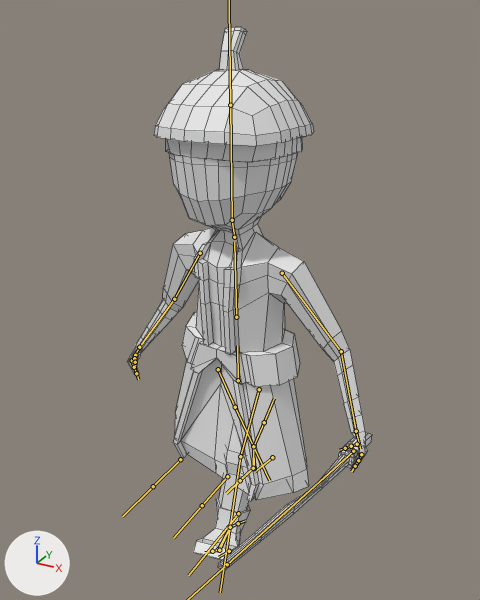
An edit to the FBX model Map/Assets/Models/Yamato_samurai/Yamato_samurai.fbx, drawn before and after from the same camera.
Before and after are seen from a 50 mm lens placed at (8.98, -16.21, 16.35), pointed at (0.67, -1.11, 8.8). Lighting does not change. The marker at lower left points along +X, +Y and +Z. Both versions are drawn at frame 1 of the action 'Armature|Untitled.002'; the numbers are the values there. The bones that bend it are drawn over the model as lines. Mesh edges are drawn as thin lines.

Names of what the first picture shows: 'Samurai'.
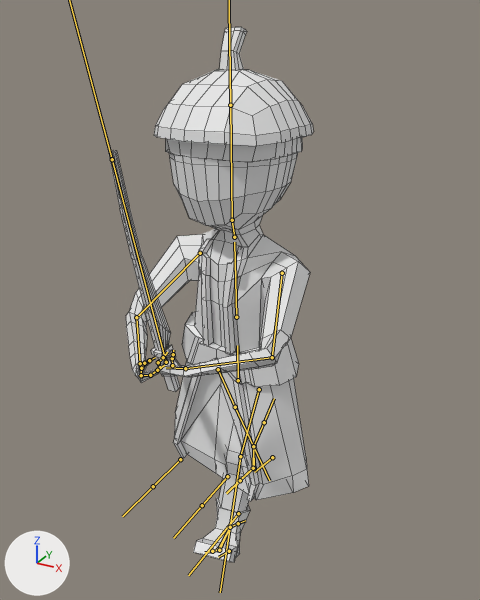
Location of each change, [x1, y1, x2, y2] in pixels of the pictures (480 x 600 px):
'Samurai', posed (16% narrower): before [127, 27, 372, 571]; after [109, 27, 314, 562]
bone 'Espada', root to tip: before (353, 451) to (227, 564); after (166, 362) to (112, 159)
bone 'Brazo.L', root to tip: before (282, 273) to (341, 351); after (282, 273) to (272, 357)
bone 'Antebrazo.L', root to tip: before (341, 351) to (356, 431); after (272, 357) to (185, 368)
bone 'Mano.L', root to tip: before (356, 431) to (360, 449); after (185, 368) to (166, 367)
bone 'Dedos1.L', root to tip: before (361, 454) to (358, 460); after (160, 367) to (158, 362)
bone 'Dedos2.L', root to tip: before (358, 460) to (355, 466); after (158, 362) to (163, 357)
bone 'Brazo.R', root to tip: before (200, 253) to (174, 299); after (200, 253) to (136, 317)
bone 'Antebrazo.R', root to tip: before (174, 299) to (139, 347); after (136, 317) to (140, 363)
bone 'Mano.R', root to tip: before (139, 347) to (133, 357); after (140, 363) to (141, 372)
bone 'Dedos1.R', root to tip: before (132, 360) to (134, 367); after (141, 375) to (150, 375)
bone 'Dedos2.R', root to tip: before (134, 367) to (136, 373); after (150, 375) to (157, 370)

The change, as a list of edits to the scene's bpy script:
```text
Change bone_espada:
    where bone_espada = bpy.data.objects['Armature'].pose.bones['Espada']
    bone_espada.location: (-0.09, 0.92, 0.07) -> (2.61, 3.45, -4.37)
    bone_espada.rotation_quaternion: (0.996, -0.089, 0.012, 0.006) -> (0.573, -0.477, -0.513, -0.425)  # degrees (-10, 1, 1) -> degrees (-81, -84, 1)
Change bone_brazo_l:
    where bone_brazo_l = bpy.data.objects['Armature'].pose.bones['Brazo.L']  # child of 'Pecho'
    bone_brazo_l.rotation_quaternion: (1.0, 0.0, 0.0, 0.0) -> (0.847, -0.199, -0.218, -0.443)  # degrees (0, 0, 0) -> degrees (-10, -33, -52)
Change bone_antebrazo_l:
    where bone_antebrazo_l = bpy.data.objects['Armature'].pose.bones['Antebrazo.L']  # child of 'Brazo.L'
    bone_antebrazo_l.rotation_quaternion: (1.0, 0.0, 0.0, 0.0) -> (0.857, -0.355, 0.077, -0.365)  # degrees (0, 0, 0) -> degrees (-42, -7, -43)
Change bone_mano_l:
    where bone_mano_l = bpy.data.objects['Armature'].pose.bones['Mano.L']  # child of 'Antebrazo.L'
    bone_mano_l.rotation_quaternion: (1.0, 0.0, 0.0, 0.0) -> (0.969, 0.075, -0.188, -0.145)  # degrees (0, 0, 0) -> degrees (12, -20, -19)
Change bone_dedos1_l:
    where bone_dedos1_l = bpy.data.objects['Armature'].pose.bones['Dedos1.L']  # child of 'Mano.L'
    bone_dedos1_l.rotation_quaternion: (1.0, 0.0, 0.0, 0.0) -> (0.98, 0.199, 0.0, 0.0)  # degrees (0, 0, 0) -> degrees (23, 0, 0)
Change bone_dedos2_l:
    where bone_dedos2_l = bpy.data.objects['Armature'].pose.bones['Dedos2.L']  # child of 'Dedos1.L'
    bone_dedos2_l.rotation_quaternion: (1.0, 0.0, 0.0, 0.0) -> (0.936, 0.35, -0.013, -0.029)  # degrees (0, 0, 0) -> degrees (41, 0, -4)
Change bone_brazo_r:
    where bone_brazo_r = bpy.data.objects['Armature'].pose.bones['Brazo.R']  # child of 'Pecho'
    bone_brazo_r.rotation_quaternion: (1.0, 0.0, 0.0, 0.0) -> (0.876, -0.219, 0.147, 0.403)  # degrees (0, 0, 0) -> degrees (-17, 26, 45)
Change bone_antebrazo_r:
    where bone_antebrazo_r = bpy.data.objects['Armature'].pose.bones['Antebrazo.R']  # child of 'Brazo.R'
    bone_antebrazo_r.rotation_quaternion: (1.0, 0.0, 0.0, 0.0) -> (0.886, -0.321, -0.077, 0.326)  # degrees (0, 0, 0) -> degrees (-38, 4, 39)
Change bone_mano_r:
    where bone_mano_r = bpy.data.objects['Armature'].pose.bones['Mano.R']  # child of 'Antebrazo.R'
    bone_mano_r.rotation_quaternion: (1.0, 0.0, 0.0, 0.0) -> (0.969, 0.075, 0.188, 0.145)  # degrees (0, 0, 0) -> degrees (12, 20, 19)
Change bone_dedos1_r:
    where bone_dedos1_r = bpy.data.objects['Armature'].pose.bones['Dedos1.R']  # child of 'Mano.R'
    bone_dedos1_r.rotation_quaternion: (1.0, 0.0, 0.0, 0.0) -> (0.98, 0.199, 0.0, 0.0)  # degrees (0, 0, 0) -> degrees (23, 0, 0)
Change bone_dedos2_r:
    where bone_dedos2_r = bpy.data.objects['Armature'].pose.bones['Dedos2.R']  # child of 'Dedos1.R'
    bone_dedos2_r.rotation_quaternion: (1.0, 0.0, 0.0, 0.0) -> (0.936, 0.35, 0.013, 0.029)  # degrees (0, 0, 0) -> degrees (41, 0, 4)
```
